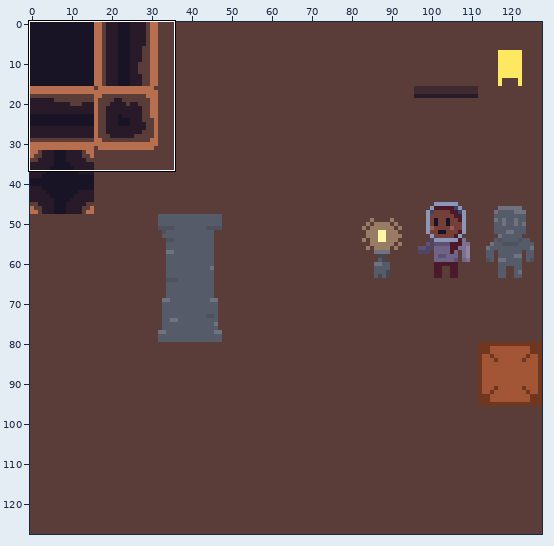
A pixel-art file gets an edit: sprites/tilesx16.aseprite. The first picture is a wide view before the edit; the outline marks the close-up.
Close-up. Before the commit:
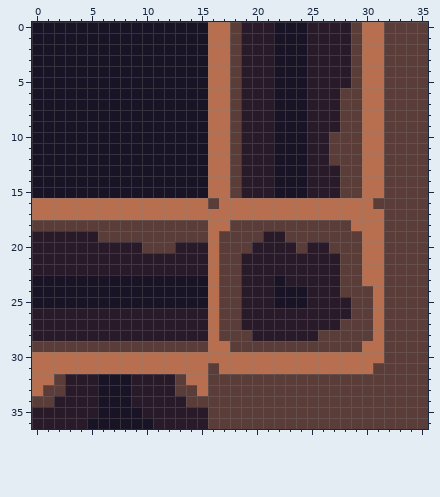
128x128 pixels, 1 frame. Shown: x 0..35, y 0..36.
The same view after the edit:
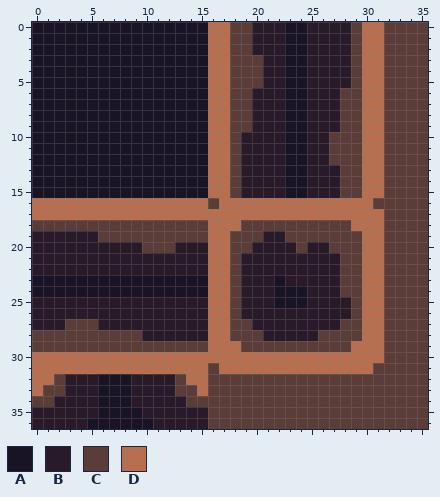
Palette (. is transparent): A #181425  B #291a29  C #5a3c38  D #b86f50
The edit:
--- layer "Layer 1"
@@ x 0..35 @@
- 0 AAAAAAAAAAAAAAAADDCBBBAAABBBBCDDCCCC
- 1 AAAAAAAAAAAAAAAADDCBBBAAABBBBCDDCCCC
- 2 AAAAAAAAAAAAAAAADDCBBBAAABBBBCDDCCCC
- 3 AAAAAAAAAAAAAAAADDCBBBAAABBBBCDDCCCC
- 4 AAAAAAAAAAAAAAAADDCBBBAAABBBBCDDCCCC
- 5 AAAAAAAAAAAAAAAADDCBBBAAABBBBCDDCCCC
- 6 AAAAAAAAAAAAAAAADDCBBBAAABBBCCDDCCCC
- 7 AAAAAAAAAAAAAAAADDCBBBAAABBBCCDDCCCC
- 8 AAAAAAAAAAAAAAAADDCBBBAAABBBCCDDCCCC
- 9 AAAAAAAAAAAAAAAADDCBBBAAABBBCCDDCCCC
-10 AAAAAAAAAAAAAAAADDCBBBAAABBCCCDDCCCC
-11 AAAAAAAAAAAAAAAADDCBBBAAABBCCCDDCCCC
-12 AAAAAAAAAAAAAAAADDCBBBAAABBCCCDDCCCC
-13 AAAAAAAAAAAAAAAADDCBBBAAABBBCCDDCCCC
-14 AAAAAAAAAAAAAAAADDCBBBAAABBBCCDDCCCC
-15 AAAAAAAAAAAAAAAADDCBBBAAABBBCCDDCCCC
+ 0 AAAAAAAAAAAAAAAADDCCBBBAABBBBCDDCCCC
+ 1 AAAAAAAAAAAAAAAADDCCBBBAABBBBCDDCCCC
+ 2 AAAAAAAAAAAAAAAADDCCBBBAABBBBCDDCCCC
+ 3 AAAAAAAAAAAAAAAADDCCCBBAABBBBCDDCCCC
+ 4 AAAAAAAAAAAAAAAADDCCCBBAABBBBCDDCCCC
+ 5 AAAAAAAAAAAAAAAADDCCCBBAABBBBCDDCCCC
+ 6 AAAAAAAAAAAAAAAADDCCBBBAABBBCCDDCCCC
+ 7 AAAAAAAAAAAAAAAADDCCBBBAABBBCCDDCCCC
+ 8 AAAAAAAAAAAAAAAADDCCBBBAABBBCCDDCCCC
+ 9 AAAAAAAAAAAAAAAADDCCBBBAABBBCCDDCCCC
+10 AAAAAAAAAAAAAAAADDCBBBBAABBCCCDDCCCC
+11 AAAAAAAAAAAAAAAADDCBBBBAABBCCCDDCCCC
+12 AAAAAAAAAAAAAAAADDCBBBBAABBCCCDDCCCC
+13 AAAAAAAAAAAAAAAADDCBBBBAABBBCCDDCCCC
+14 AAAAAAAAAAAAAAAADDCBBBBAABBBCCDDCCCC
+15 AAAAAAAAAAAAAAAADDCBBBBAABBBCCDDCCCC
 16 DDDDDDDDDDDDDDDDCDDDDDDDDDDDDDDCCCCC
 17 DDDDDDDDDDDDDDDDDDDDDDDDDDDDDDDDCCCC
-18 CCCCCCCCCCCCCCCCDDCCCCCCCCCCCDDDCCCC
-19 BBBBBBCCCCCCCCCCDCCCCBBCCCCCCCDDCCCC
-20 BBBBBBBBBBCCCBBBDCCCBBBBCBBCCCDDCCCC
-21 BBBBBBBBBBBBBBBBDCCBBBBBBBBBCCDDCCCC
-22 BBBBBBBBBBBBBBBBDCCBBBBBBBBBCCDDCCCC
-23 AAAAAAAAAAAAAAAADCCBBBABBBBBCCDDCCCC
-24 AAAAAAAAAAAAAAAADCCBBBAAABBBCCCDCCCC
-25 AAAAAAAAAAAAAAAADCCBBBAAABBBBCCDCCCC
-26 BBBBBBBBBBBBBBBBDCCBBBBBBBBBBCCDCCCC
-27 BBBBBBBBBBBBBBBBDCCBBBBBBBBBCCCDCCCC
-28 BBBBBBBBBBBBBBBBDCCCBBBBBBCCCCCDCCCC
-29 CCCCCCCCCCCCCCCCDDCCCCCCCCCCCCDDCCCC
+18 CCCCCCCCCCCCCCCCDDDCCCCCCCCCCDDDCCCC
+19 BBBBBBCCCCCCCCCCDDCCCBBCCCCCCCDDCCCC
+20 BBBBBBBBBBCCCBBBDDCCBBBBCBBCCCDDCCCC
+21 BBBBBBBBBBBBBBBBDDCBBBBBBBBBCCDDCCCC
+22 BBBBBBBBBBBBBBBBDDCBBBBBBBBBCCDDCCCC
+23 AAAAAAAAAAAAAAAADDCBBBABBBBBCCDDCCCC
+24 AAAAAAAAAAAAAAAADDCBBBAAABBBCCDDCCCC
+25 BBBBBBBBBBBBBBBBDDCBBBAAABBBBCDDCCCC
+26 BBBBBBBBBBBBBBBBDDCBBBBBBBBBBCDDCCCC
+27 BBBCCCBBBBBBBBBBDDCCBBBBBBBBCCDDCCCC
+28 CCCCCCCCCCBBBBBBDDCCCBBBBBCCCCDDCCCC
+29 CCCCCCCCCCCCCCCCDDDCCCCCCCCCCDDDCCCC
 30 DDDDDDDDDDDDDDDDDDDDDDDDDDDDDDDDCCCC
Where, in picture pixels (left, top, right, bottom), the same in both close-ups:
changed: (32, 22, 285, 352)
changed: (351, 286, 373, 352)
